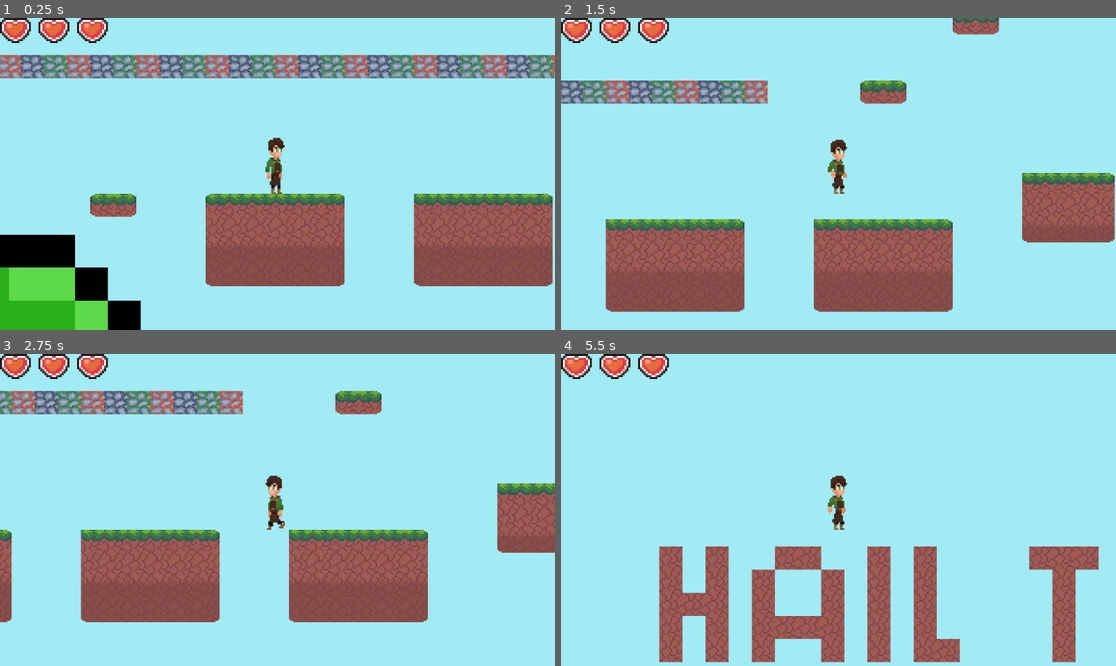
Above: before the commit, frames 1-4 (two rows, left to right).
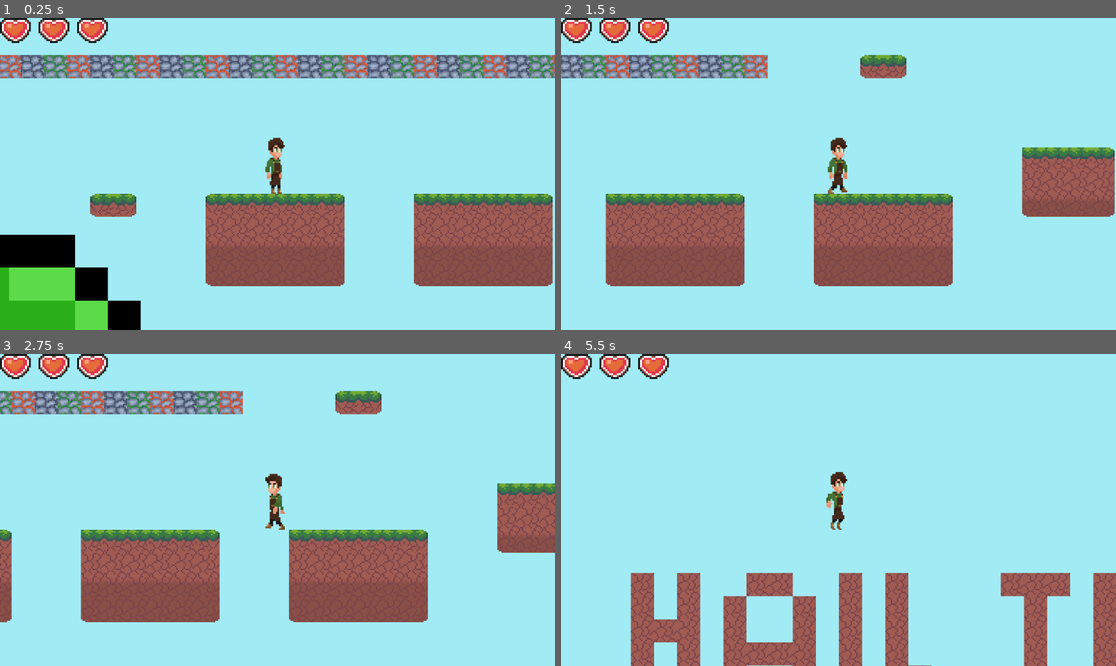
Above: after the commit, the same moments.

Repository: Vytisbrr/Shifted-by-Volt-games
Game: Godot game, scene res://Scenes/world.tscn
Two runs of this game, one before a commit and one after it. Both use one fixed random seed, a clock stepped at 60 frames per second and the inputs below.
Inputs:
- Up to frame 1 (0.25 s): no input
- Up to frame 2 (1.5 s): hold D (move right) from 0.53 s (still down); tap Space (jump) at 0.6, 0.77, 1.07 s; tap Shift (Dash) at 1.35 s
- Up to frame 3 (2.75 s): tap Space (jump) at 1.52, 1.55, 1.82, 2.1 s; release D (move right) at 2.03 s; hold A (move left) from 2.03 s (still down)
- Up to frame 4 (5.5 s): release A (move left) at 2.78 s; hold D (move right) 2.78-4.28 s; tap Shift (Dash) at 2.85, 4.35 s; tap Space (jump) at 3.02, 3.05, 3.32, 3.6, 3.77, 4.07, 4.52, 4.55, 4.82, 5.1 s; hold A (move left) 4.28-5.03 s; hold D (move right) from 5.03 s (still down)

The runs differ from the first frame. In frame 1, 0.2% of the frame differs, in the area x 12-100%, y 11-86%; in frame 2, 23%, in the area x 0-100%, y 0-95%; in frame 3, 0.3%; in frame 4, 20%.

Commit message:
Update player.gd

Diff:
--- a/Scripts/player.gd
+++ b/Scripts/player.gd
@@ -2,7 +2,7 @@
 
 signal healthChanged
 @export var normalspeed = 1000
-@export var gravity = 30
+@export var gravity = 35
 @export var jump_force = 900
 @onready var deathtimer = $Deathtimer
 @export var maxHealth = 3
@@ -30,8 +30,8 @@
 	var was_on_floor = is_on_floor()
 	if !is_on_floor() && (can_coyote_jump == false):
 		velocity.y += gravity
-		if velocity.y > 1000:
-			velocity.y = 1000
+		if velocity.y > 3000:
+			velocity.y = 3000
 	if Input.is_action_just_pressed("jump"):
 		jump()
 
